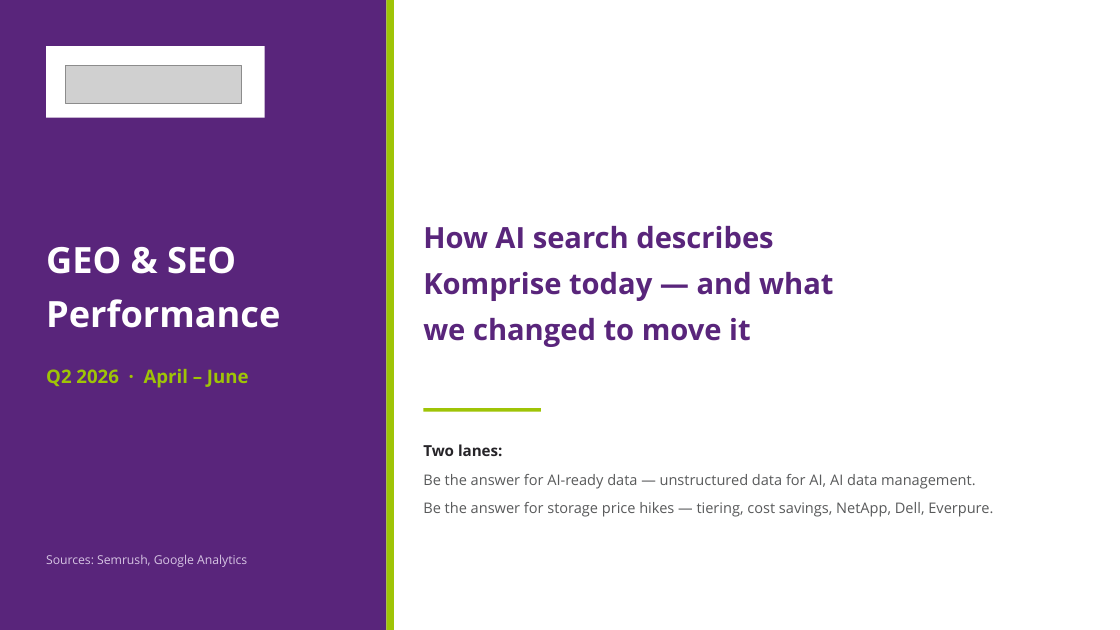
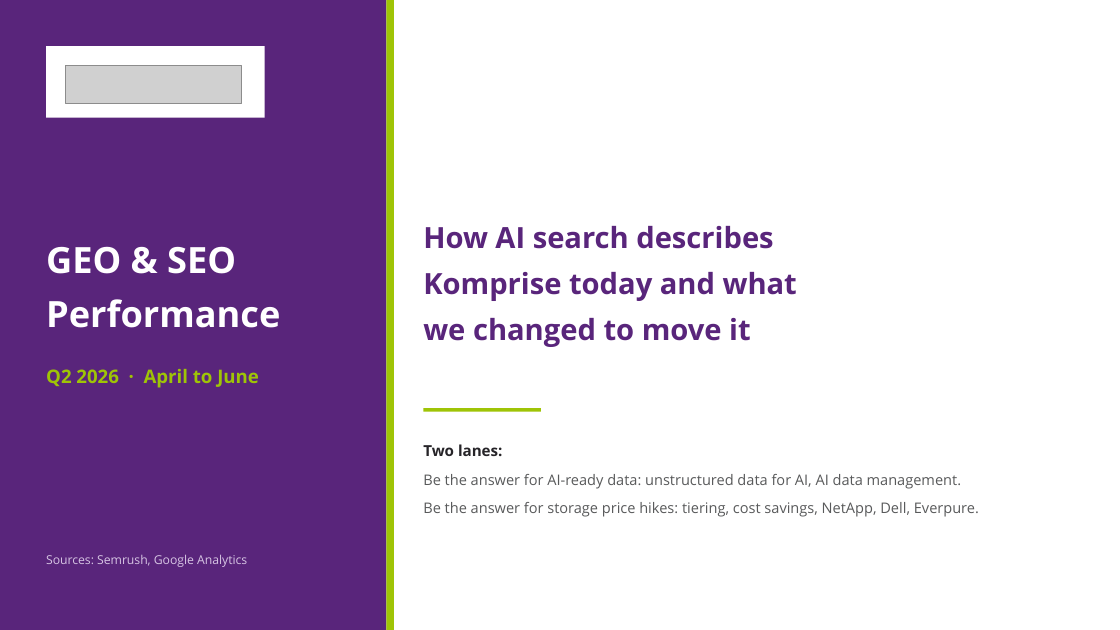
Before and after one commit to ramcc007/rcc, a slide deck: slide 1 of Komprise_GEO_SEO_Q2_2026.pptx. Drawn at 1120x630 pixels with LibreOffice and Linux fonts; fonts in the diff are those of the drawing; grey boxes stand for pictures. Boxes give left, top, right and bottom in pixels: in the first picture for what was removed or moved away, otherwise in the second. Text is boxed around its words. In the diff, an @@ line names an element or a change of style, - is before the commit and + after.

```diff
--- a/Komprise_GEO_SEO_Q2_2026.pptx
+++ b/Komprise_GEO_SEO_Q2_2026.pptx
@@ text at <box>423,272,797,301</box>: text changed @@
-Komprise today — and what
+Komprise today and what
@@ text at <box>46,369,259,388</box>: text changed @@
-Q2 2026 · April – June
+Q2 2026 · April to June
@@ text at <box>423,474,979,517</box>: text changed @@
-Be the answer for AI-ready data — unstructured data for AI, AI data management.
-Be the answer for storage price hikes — tiering, cost savings, NetApp, Dell, Everpure.
+Be the answer for AI-ready data: unstructured data for AI, AI data management.
+Be the answer for storage price hikes: tiering, cost savings, NetApp, Dell, Everpure.
```
Also in this commit, not shown: 9 other slides changed, 3 other files.
